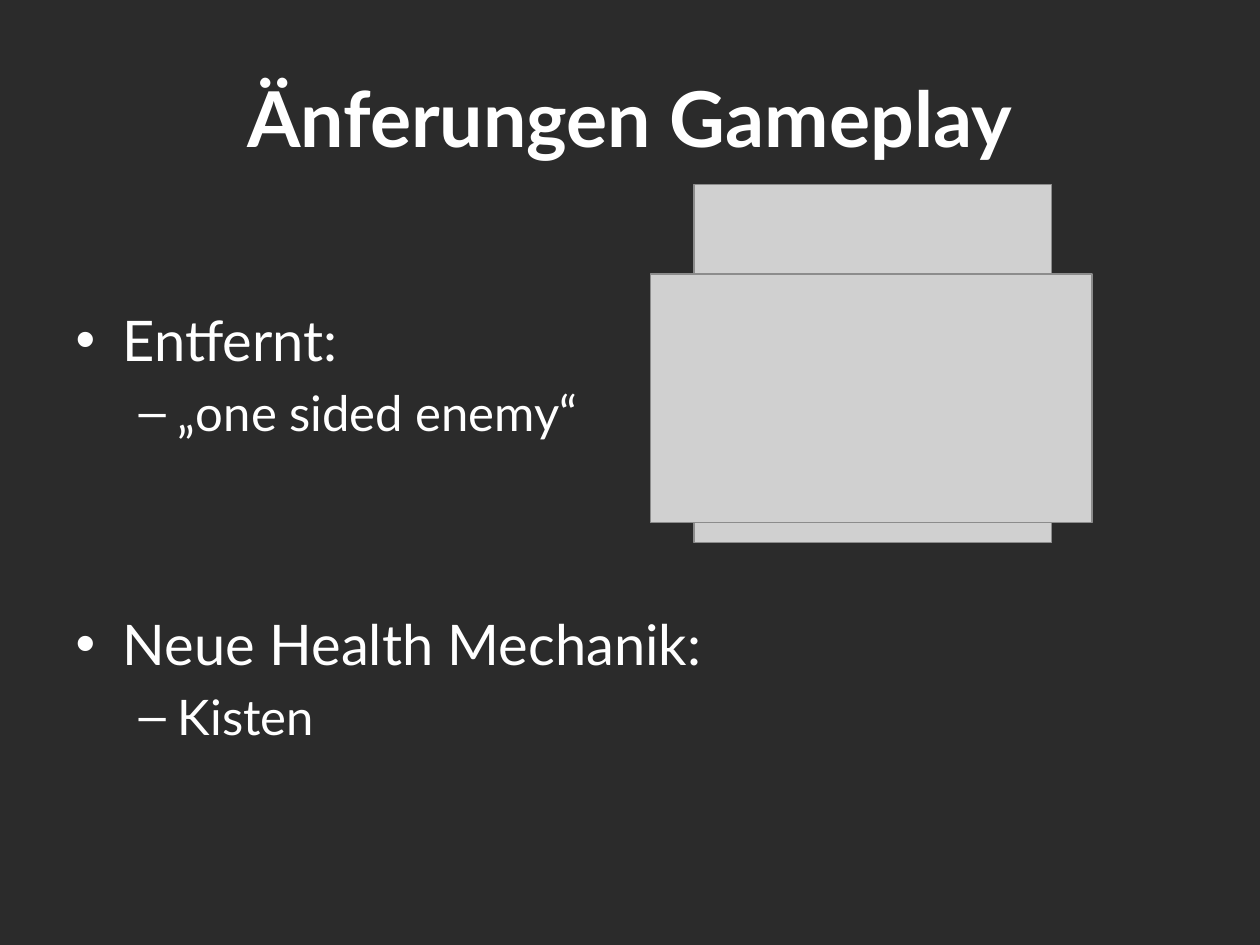
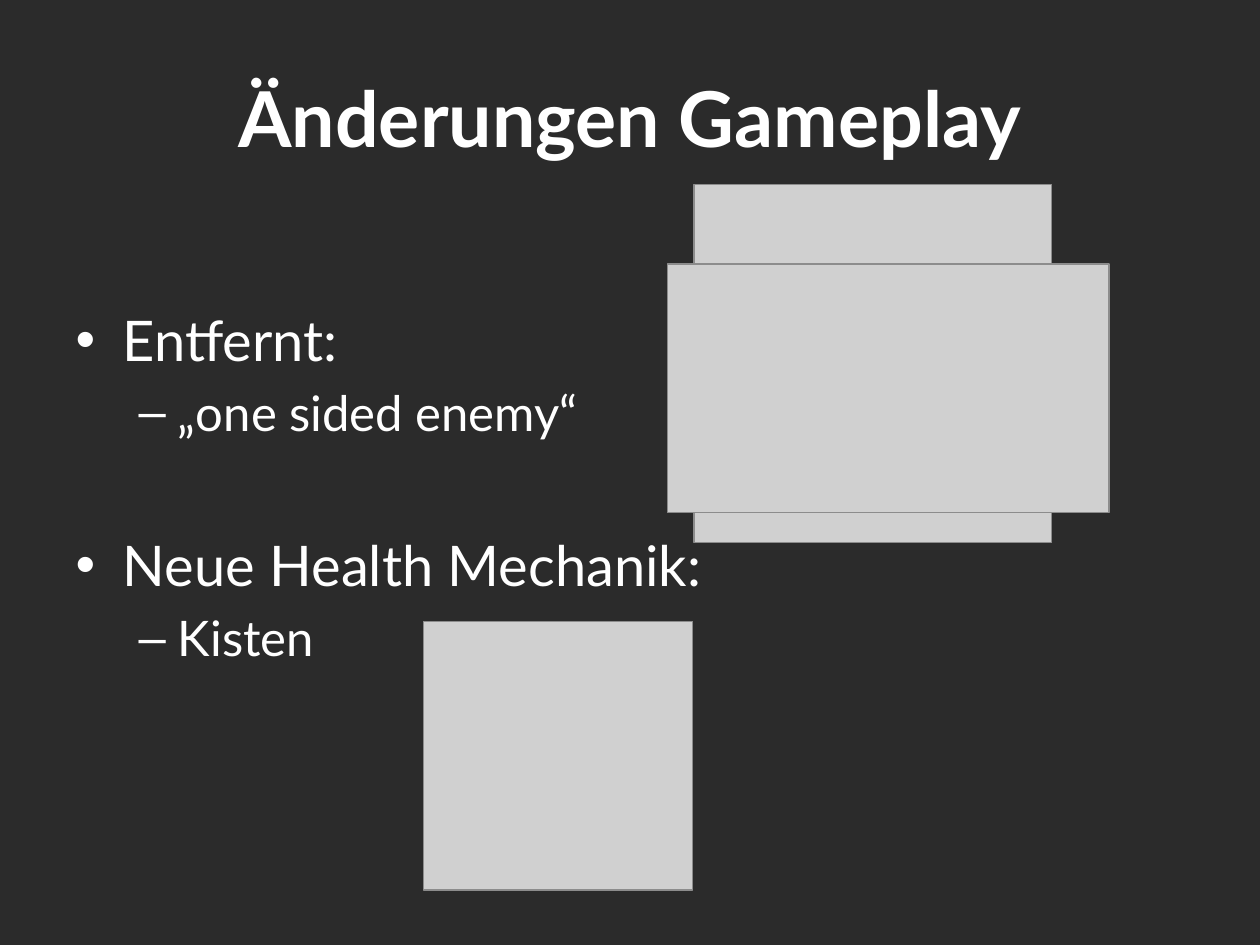
Before and after one commit to Assertores/HammerMan, a slide deck: slide 2 of Documentation/PowerPoint/HammerjaegerGate02.pptx. Drawn at 1260x945 pixels with LibreOffice and Linux fonts; fonts in the diff are those of the drawing; grey boxes stand for pictures; background and template pictures are left out; a plain dark background stands for a picture behind light text. Boxes give left, top, right and bottom in pixels: in the first picture for what was removed or moved away, otherwise in the second. Text is boxed around its words. In the diff, an @@ line names an element or a change of style, - is before the commit and + after.

```diff
--- a/Documentation/PowerPoint/HammerjaegerGate02.pptx
+++ b/Documentation/PowerPoint/HammerjaegerGate02.pptx
@@ title at box(238, 80, 1021, 160): text changed @@
-Änferungen Gameplay
+Änderungen Gameplay
@@ text "Entfernt:" rewrapped from box(123, 320, 702, 736) to box(123, 320, 702, 657) @@
@@ picture: place and size @@
-picture at box(650, 275, 1092, 523)
+picture at box(668, 265, 1110, 513)
@@ picture added at box(423, 621, 692, 890) @@
```
Also in this commit, not shown: 8 other slides changed, 2 slides added, 13 other files.
